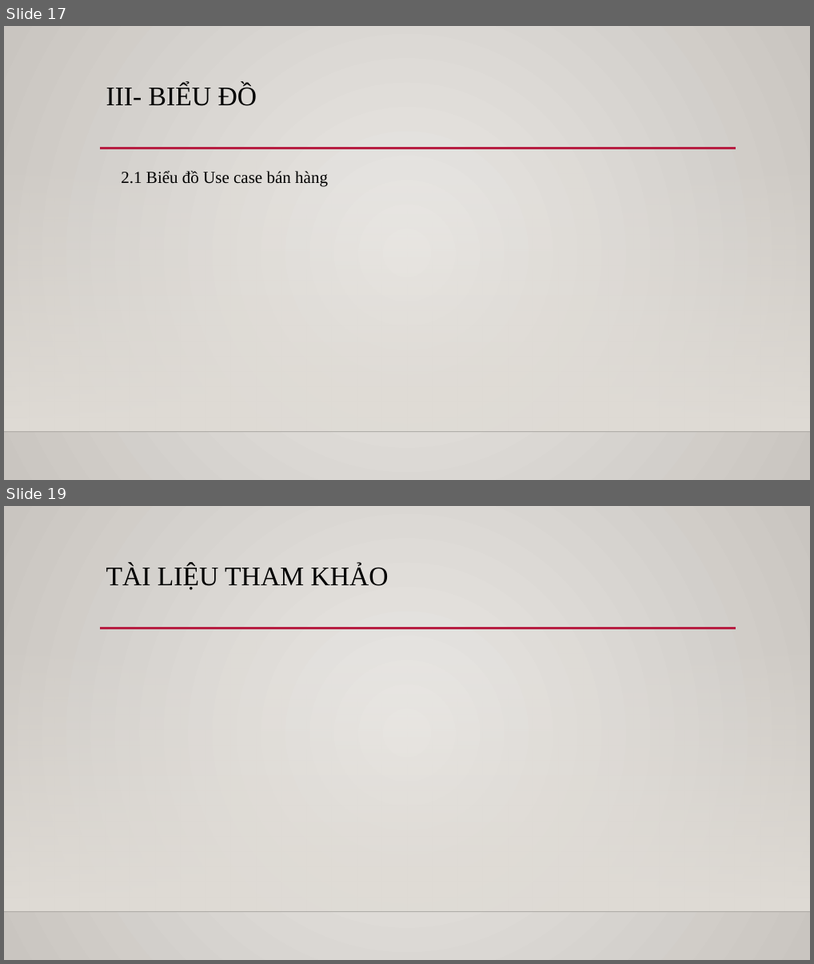
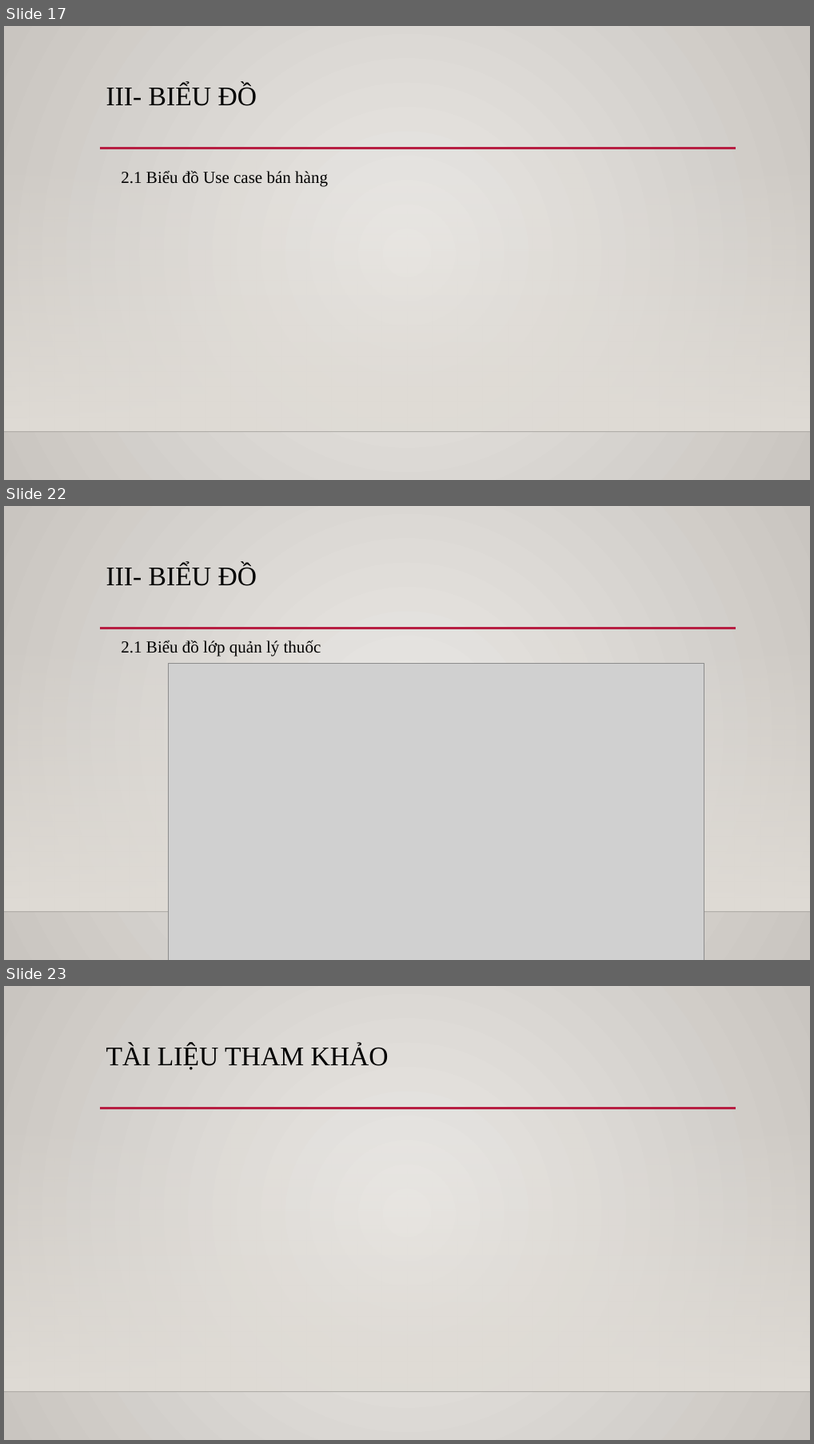
Before and after one commit to Linkadi98/Software-Requirement-Analystic, a slide deck: 108539.pptx. Shown one above the other, each under a label of ours: slides 17 and 19 before the commit, slides 17, 22 and 23 after it; the slides between them are not shown. The pictures are 814x964 and 814x1444 pixels, drawn with LibreOffice and Linux fonts; fonts in the diff are those of the drawing; grey boxes stand for pictures; background and template pictures are left out. Boxes give left, top, right and bottom in pixels: in the first picture for what was removed or moved away, otherwise in the second. Text is boxed around its words. In the diff, an @@ line names an element or a change of style, - is before the commit and + after.

Commit message:
update doc and slide

```diff
--- a/108539.pptx
+++ b/108539.pptx
@@ slide 22 added at [4,506,810,960], background gradient #EBE9E6 to #C9C5C0; not listed: 3 template elements that a slide beside it also shows @@
@@ title added at [106,564,258,586], 32 pt, text #000000 @@
+III- BIỂU ĐỒ
@@ text added at [121,640,322,656], 20 pt, text #000000 @@
+2.1 Biểu đồ lớp quản lý thuốc
@@ picture added at [169,664,705,960] @@
@@ what was slide 19 is now slide 23 @@
```
Also in this commit, not shown: 3 other slides added, 1 other file.
